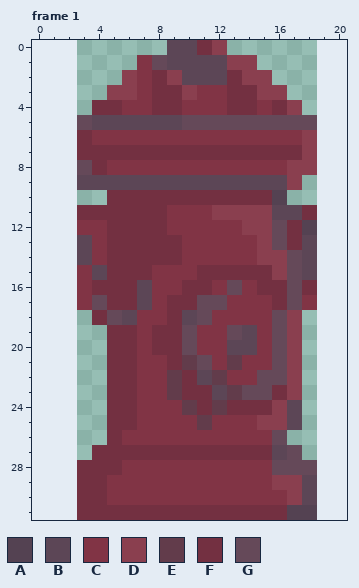
Pixel-art file: Assets/Art/Hide Objects/hydrothingy.aseprite. Above is the file before it was changed.
16x32 pixels, 1 frame. Colours within 5 levels of each other are drawn and written as one. Shown: frame 1. The old version is drawn lined up with the new one, on the new canvas. The commit also changed other frames, which this record leaves out.
Palette (. is transparent): A #544252  B #5c4656  C #813445  D #8a3f4f  E #623c4b  F #733041  G #654959
Pixels before, frame 1, first column x 3:
 0 ......BBFD......
 1 ....CGBBBBDD....
 2 ...DCFDBBBFDD...
 3 ..DDCFFDCCFFDD..
 4 .FFCCFFCCCFFCFD.
 5 GBBBBBBGGGGGGGGG
 6 FCCCCCCCCCCCCCCD
 7 FFFFFFFFFFFFFFFD
 8 GFCCCCCCCCCCCCDD
 9 BBBBBBBBBBBBBBD.
10 ..FFFFFFFFFFFA..
11 FFFFFFCCCDDDDBBF
12 CCFFFFCCCCCDDGFA
13 BCFFFFFCCCCCDGFB
14 BCFFFFFCCCCCDDGB
15 CBFFFCCCFFFFFDGB
16 CFFFBCCFFCGCFFGF
17 CGFFBCFFGGCCCFGC
18 .FGBCCFBGCCCCGD.
19 ..FFCFFGCCGBCGD.
20 ..FFCFFGCCBBCGD.
21 ..FFCCFEGCECCGD.
22 ..FFCCEFBECCGGD.
23 ..FFCCEFFBEGGFD.
24 ..FFCCCEFEFFFDB.
25 ..FFCCCCECCCDDB.
26 ..FCCCCCCCCCCG..
27 .FFFFFFFFFFFFBG.
28 FFFCCCCCCCCCCGGG
29 FFCCCCCCCCCCCDDB
30 FFCCCCCCCCCCCCDB
31 FFFFFFFFFFFFFFAA
Once edited:
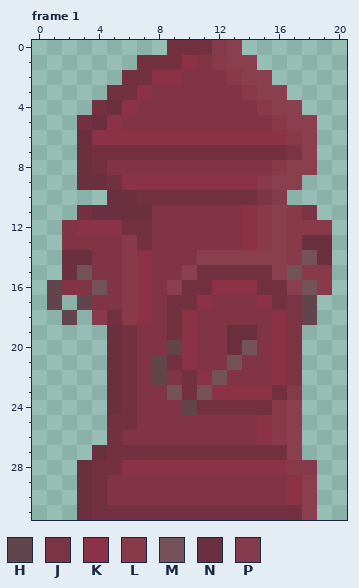
Colours new in this view: H #62454c  J #7a3445  K #8b3246  L #88394a  M #745259  N #6b303f  P #823a4c
Changes in this commit:
canvas 16x32 -> 21x32, the old top-left corner now at 3,0
Changed rows in their new state; - is an unchanged pixel.
Frame 1:
first column x 1:
 0 --------FF-PD------
 1 ------FFFKCL-------
 2 -----FFKKCCCL------
 3 ----FFKCCC--CL-----
 4 ----NK-CC---CCLD---
 5 --FNKCCCCCCCCCCLDD-
 6 --NKKKKKKKKKKKKKL--
 7 --N-------------J--
 8 --N------------L---
 9 --NNFKKKKKKKKKLD---
10 ----NN--------JP---
11 ---NNNNC---CCKLDLJ-
12 -CKKK--C-----KLDLLL
13 -CC-CL-CC----KLDLNN
14 -NN-CLKCC-DDDD--LMN
15 -NMCCLK--D------MLL
16 HC-MCLK-D--KKK--DML
17 H-HCCLK---KC--K-JH-
18 -H-LFLK--KC----KJH-
19 ----N--C-K--NN-KJ--
20 ----N--CHK--NM-KJ--
21 ----N--H-KC-M--KJ--
22 ----N--HC-KM--CKJ--
23 ----N---M-MKKKK-P--
24 ----N----H-F---LD--
25 ----------C---KLD--
26 --------------KLD--
27 ---N-----------FD--
28 --N--KKKKKKKKKKKLP-
29 --N------------CKD-
30 --N-------------KD-
31 --N-------------FD-
Pixel boxes of the changes (left, top, right, bottom) in both pictures:
changed: (47, 40, 332, 520)
